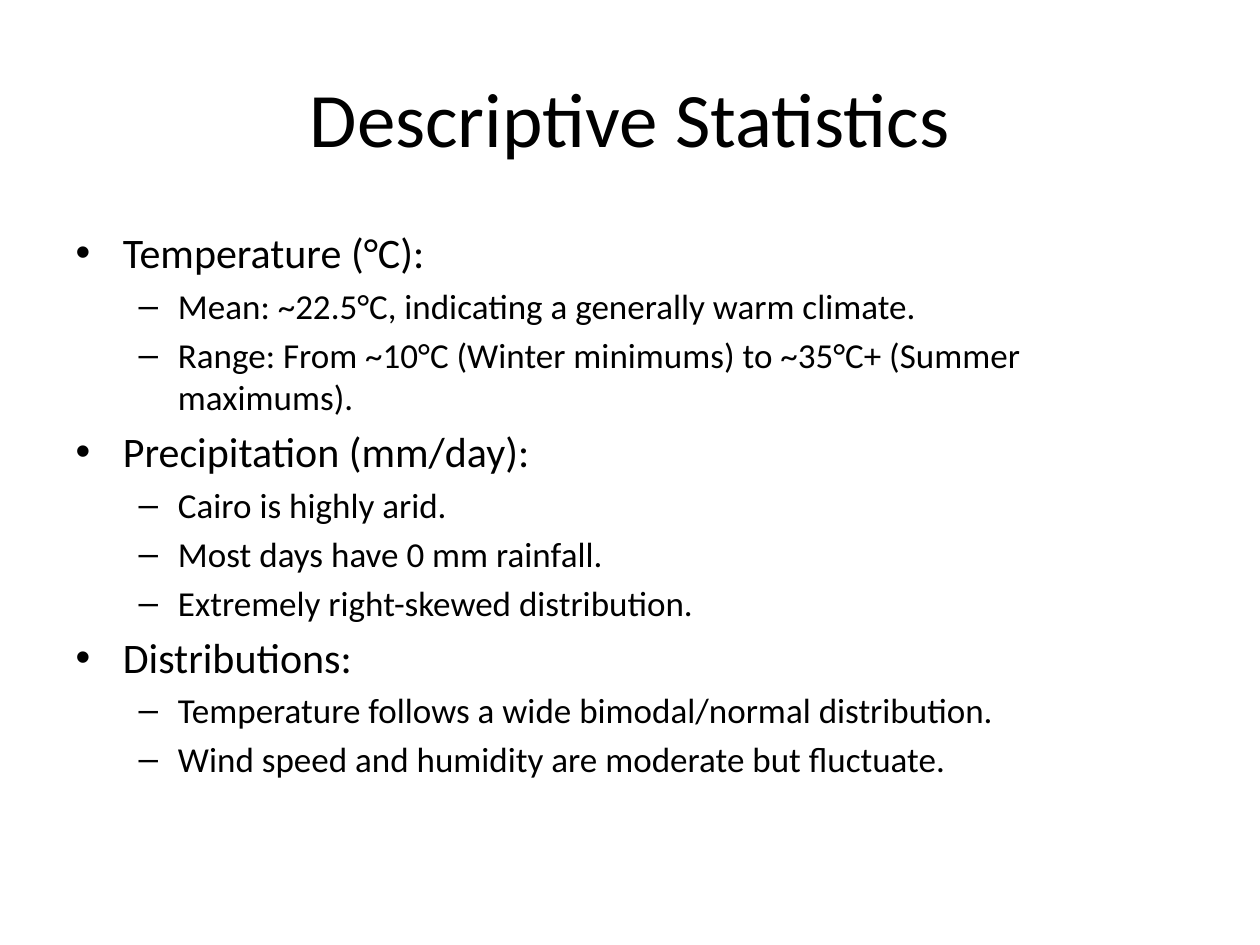
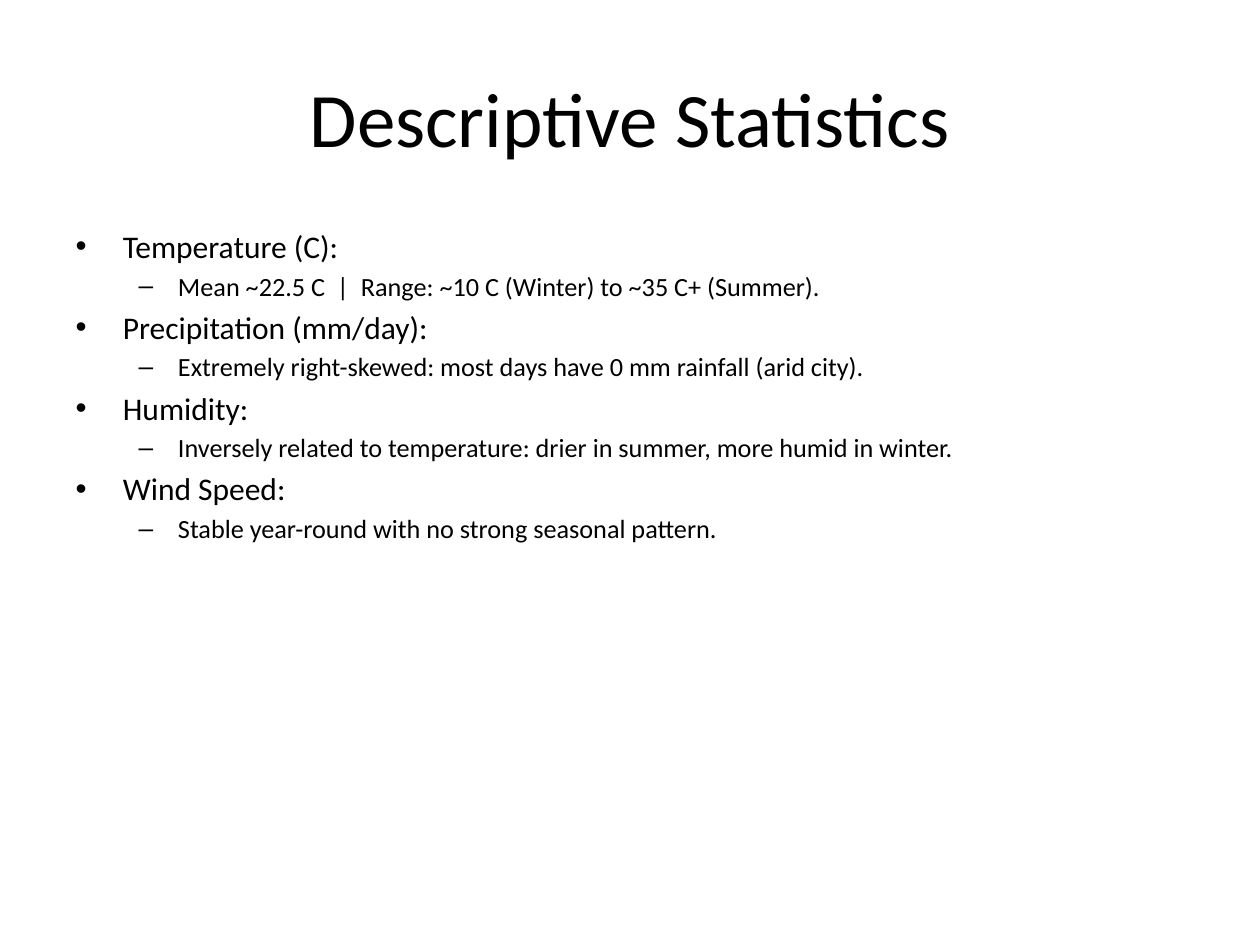
Before and after one commit to ToqaGhozlan/Machine_Learning_Summer_Intern_R5, a slide deck: slide 4 of ahmed essam tasks/task4/Task4_Presentation.pptx. Drawn at 1260x945 pixels with LibreOffice and Linux fonts; fonts in the diff are those of the drawing. Boxes give left, top, right and bottom in pixels: in the first picture for what was removed or moved away, otherwise in the second. Text is boxed around its words. In the diff, an @@ line names an element or a change of style, - is before the commit and + after.

```diff
--- a/ahmed essam tasks/task4/Task4_Presentation.pptx
+++ b/ahmed essam tasks/task4/Task4_Presentation.pptx
@@ text at box(123, 235, 819, 301): text changed; size 20 to 15 pt @@
-• Temperature (°C):
-  – Mean: ~22.5°C, indicating a generally warm climate.
-  – Range: From ~10°C (Winter minimums) to ~35°C+ (Summer maximums).
+• Temperature (C):
+  – Mean ~22.5 C | Range: ~10 C (Winter) to ~35 C+ (Summer).
@@ text at box(123, 316, 427, 344): size 24 to 18 pt in "Precipitation (mm/day):"; less space between paragraphs @@
@@ text at box(123, 357, 952, 543): text changed; size 20 to 15 pt @@
-  – Cairo is highly arid.
-  – Most days have 0 mm rainfall.
-  – Extremely right-skewed distribution.
-• Distributions:
-  – Temperature follows a wide bimodal/normal distribution.
-  – Wind speed and humidity are moderate but fluctuate.
+  – Extremely right-skewed: most days have 0 mm rainfall (arid city).
+• Humidity:
+  – Inversely related to temperature: drier in summer, more humid in winter.
+• Wind Speed:
+  – Stable year-round with no strong seasonal pattern.
```
Also in this commit, not shown: 7 other slides changed, 2 slides added, 2 slides removed.
